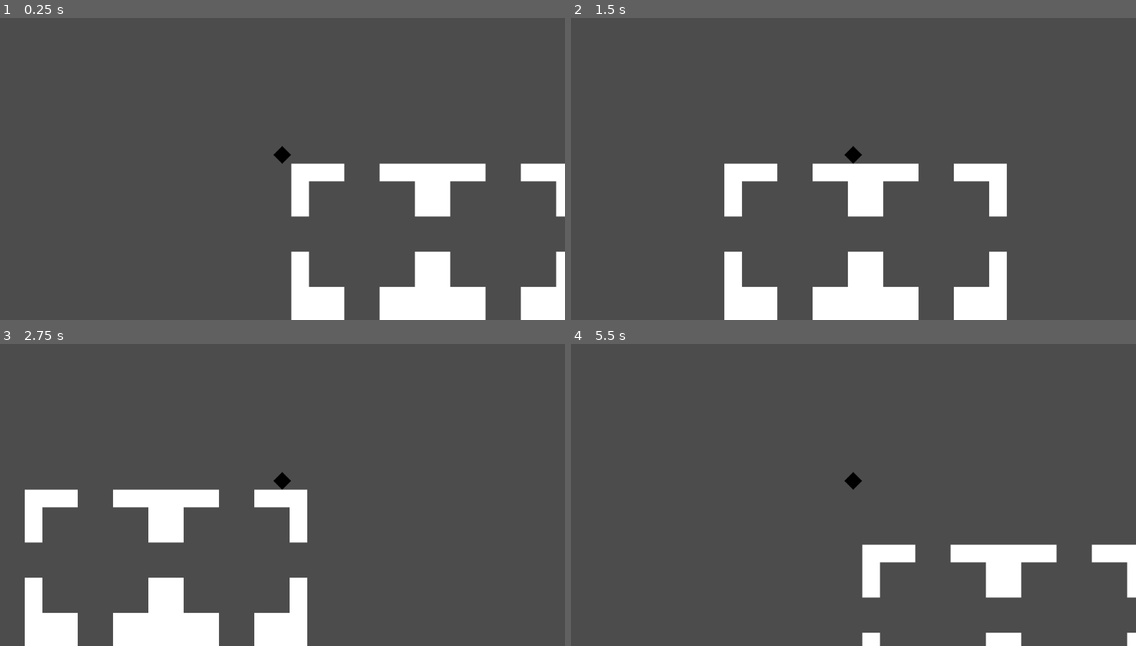
Above: before the commit, frames 1-4 (two rows, left to right).
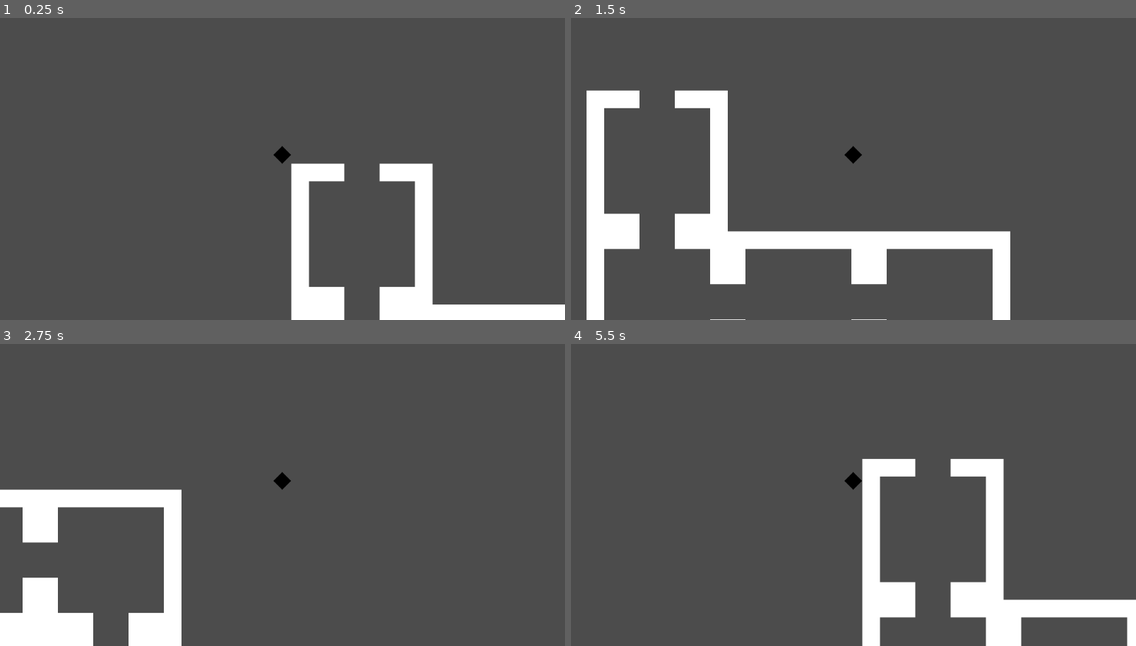
Above: after the commit, the same moments.

Repository: DarknessCatt/lost-soul-generator-study
Game: Godot game, scene res://Procedural_Map/Procedural_Map.tscn
Same seed, same stepped clock (60 frames per second), same inputs: the game is played once before the commit and once after it. The project has no main scene, so this scene is started directly.
Inputs:
- Up to frame 1 (0.25 s): no input
- Up to frame 2 (1.5 s): tap Enter at 0.5 s; hold Right (ui_right) 0.53-1.28 s; hold Down (ui_down) from 1.28 s (still down)
- Up to frame 3 (2.75 s): tap Space at 2 s; release Down (ui_down) at 2.03 s; hold Right (ui_right) from 2.03 s (still down)
- Up to frame 4 (5.5 s): release Right (ui_right) at 2.78 s; hold Up (ui_up) 2.78-3.53 s; hold Left (ui_left) 3.53-5.03 s; hold Down (ui_down) from 5.03 s (still down)

The runs differ from the first frame. In frame 1, 4.3% of the frame differs, in the area x 51-100%, y 48-100%; in frame 2, 18%, in the area x 2-78%, y 23-100%; in frame 3, 7.0%; in frame 4, 8.9%.

Commit message:
Generation with Random Walk

Diff:
--- a/Player/Player.gd
+++ b/Player/Player.gd
@@ -17,4 +17,4 @@
 		dir.x = 1
 
 	# warning-ignore:return_value_discarded
-	self.move_and_slide(dir*20000*delta)
+	self.move_and_slide(dir*40000*delta)
--- a/Procedural_Map/Procedural_Map.gd
+++ b/Procedural_Map/Procedural_Map.gd
@@ -1,14 +1,83 @@
 extends Node2D
+
+enum {DOWN, UP, RIGHT, LEFT}
 
 const ROOM_RES = preload("res://Rooms/Rooms.tscn")
 const ROOM_SIZE = 8
+const MAP_SIZE = 4
+const MAP_NUM = 6
+
+
+var directions = [DOWN, UP, RIGHT, LEFT]
+var map : Array = []
 
 func _ready():
+	randomize()
 	var rooms : Node2D = ROOM_RES.instance()
-	var size := Vector2(2,2)
-	for x in range(size.x):
-		for y in range(size.y):
-			copy_room(Vector2(x*ROOM_SIZE, y*ROOM_SIZE), rooms.get_room(0))
+
+	for x in range(MAP_SIZE):
+		map.append([])
+		for y in range(MAP_SIZE):
+			map[x].append(null)
+
+	var room_list = []
+	var room_pos = Vector2.ZERO
+	var from = UP
+
+	for num in range(MAP_NUM):
+		var dir = get_random_dir(room_pos)
+
+		if dir == -1:
+			break
+
+		map[room_pos.x][room_pos.y] = {from = from, dir = dir}
+		room_list.append({from = from, dir = dir, pos = room_pos})
+
+		match dir:
+			UP:
+				from = DOWN
+				room_pos.y -= 1
+
+			DOWN:
+				from = UP
+				room_pos.y += 1
+
+			RIGHT:
+				from = LEFT
+				room_pos.x += 1
+
+			LEFT:
+				from = RIGHT
+				room_pos.x -= 1
+
+	for room_info in room_list:
+		copy_room(room_info.pos*ROOM_SIZE, rooms.get_room(room_info.from, room_info.dir))
+
+	#copy_room(room_pos*ROOM_SIZE, rooms.get_room(0))
+
+func get_random_dir(pos : Vector2) -> int:
+	directions.shuffle()
+
+	for dir in directions:
+		match directions[dir]:
+			UP:
+				if (pos.y - 1) >= 0 and map[pos.x][pos.y - 1] == null:
+					return UP
+
+			DOWN:
+				if (pos.y + 1) < MAP_SIZE and map[pos.x][pos.y + 1] == null:
+					return DOWN
+
+			RIGHT:
+				if (pos.x + 1) < MAP_SIZE and map[pos.x + 1][pos.y] == null:
+					return RIGHT
+
+			LEFT:
+				if (pos.x - 1) >= 0 and map[pos.x - 1][pos.y] == null:
+					return LEFT
+
+	return -1
+
 
 func copy_room(pos : Vector2, room : Array) -> void:
 	for tile_info in room:
--- a/Rooms/Rooms.gd
+++ b/Rooms/Rooms.gd
@@ -1,9 +1,10 @@
 extends Node2D
 
 
-func get_room(_type : int) -> Array:
+func get_room(from : int, to : int) -> Array:
 	var data := []
-	var room : TileMap = self.get_child(0)
+	var room : TileMap = self.get_child(from).get_child(to)
+
 	for v in room.get_used_cells():
 		data.append([v, room.get_cellv(v)])
 
--- a/Rooms/Rooms.tscn
+++ b/Rooms/Rooms.tscn
@@ -6,5 +6,74 @@
 [node name="Rooms" type="Node2D"]
 script = ExtResource( 2 )
 
-[node name="Room_1" parent="." instance=ExtResource( 1 )]
-tile_data = PoolIntArray( 0, 0, 0, 1, 0, 0, 2, 0, 0, 5, 0, 0, 6, 0, 0, 7, 0, 0, 65536, 0, 0, 65543, 0, 0, 131072, 0, 0, 131079, 0, 0, 327680, 0, 0, 327687, 0, 0, 393216, 0, 0, 393223, 0, 0, 458752, 0, 0, 458753, 0, 0, 458754, 0, 0, 458757, 0, 0, 458758, 0, 0, 458759, 0, 0 )
+[node name="Down" type="Node2D" parent="."]
+
+[node name="Down" parent="Down" instance=ExtResource( 1 )]
+visible = false
+tile_data = PoolIntArray( 0, 0, 0, 1, 0, 0, 2, 0, 0, 3, 0, 0, 4, 0, 0, 5, 0, 0, 6, 0, 0, 7, 0, 0, 65536, 0, 0, 65543, 0, 0, 131072, 0, 0, 131079, 0, 0, 196608, 0, 0, 196615, 0, 0, 262144, 0, 0, 262151, 0, 0, 327680, 0, 0, 327687, 0, 0, 393216, 0, 0, 393223, 0, 0, 458752, 0, 0, 458753, 0, 0, 458754, 0, 0, 458757, 0, 0, 458758, 0, 0, 458759, 0, 0 )
+
+[node name="Up" parent="Down" instance=ExtResource( 1 )]
+visible = false
+tile_data = PoolIntArray( 0, 0, 0, 1, 0, 0, 2, 0, 0, 5, 0, 0, 6, 0, 0, 7, 0, 0, 65536, 0, 0, 65543, 0, 0, 131072, 0, 0, 131079, 0, 0, 196608, 0, 0, 196615, 0, 0, 262144, 0, 0, 262151, 0, 0, 327680, 0, 0, 327687, 0, 0, 393216, 0, 0, 393223, 0, 0, 458752, 0, 0, 458753, 0, 0, 458754, 0, 0, 458757, 0, 0, 458758, 0, 0, 458759, 0, 0 )
+
+[node name="Right" parent="Down" instance=ExtResource( 1 )]
+visible = false
+tile_data = PoolIntArray( 0, 0, 0, 1, 0, 0, 2, 0, 0, 3, 0, 0, 4, 0, 0, 5, 0, 0, 6, 0, 0, 7, 0, 0, 65536, 0, 0, 65543, 0, 0, 131072, 0, 0, 131079, 0, 0, 196608, 0, 0, 262144, 0, 0, 327680, 0, 0, 327687, 0, 0, 393216, 0, 0, 393223, 0, 0, 458752, 0, 0, 458753, 0, 0, 458754, 0, 0, 458757, 0, 0, 458758, 0, 0, 458759, 0, 0 )
+
+[node name="Left" parent="Down" instance=ExtResource( 1 )]
+visible = false
+tile_data = PoolIntArray( 0, 0, 0, 1, 0, 0, 2, 0, 0, 3, 0, 0, 4, 0, 0, 5, 0, 0, 6, 0, 0, 7, 0, 0, 65536, 0, 0, 65543, 0, 0, 131072, 0, 0, 131079, 0, 0, 196615, 0, 0, 262151, 0, 0, 327680, 0, 0, 327687, 0, 0, 393216, 0, 0, 393223, 0, 0, 458752, 0, 0, 458753, 0, 0, 458754, 0, 0, 458757, 0, 0, 458758, 0, 0, 458759, 0, 0 )
+
+[node name="Up" type="Node2D" parent="."]
+
+[node name="Down" parent="Up" instance=ExtResource( 1 )]
+visible = false
+tile_data = PoolIntArray( 0, 0, 0, 1, 0, 0, 2, 0, 0, 5, 0, 0, 6, 0, 0, 7, 0, 0, 65536, 0, 0, 65543, 0, 0, 131072, 0, 0, 131079, 0, 0, 196608, 0, 0, 196615, 0, 0, 262144, 0, 0, 262151, 0, 0, 327680, 0, 0, 327687, 0, 0, 393216, 0, 0, 393223, 0, 0, 458752, 0, 0, 458753, 0, 0, 458754, 0, 0, 458757, 0, 0, 458758, 0, 0, 458759, 0, 0 )
+
+[node name="Up" parent="Up" instance=ExtResource( 1 )]
+visible = false
+tile_data = PoolIntArray( 0, 0, 0, 1, 0, 0, 2, 0, 0, 5, 0, 0, 6, 0, 0, 7, 0, 0, 65536, 0, 0, 65543, 0, 0, 131072, 0, 0, 131079, 0, 0, 196608, 0, 0, 196615, 0, 0, 262144, 0, 0, 262151, 0, 0, 327680, 0, 0, 327687, 0, 0, 393216, 0, 0, 393223, 0, 0, 458752, 0, 0, 458753, 0, 0, 458754, 0, 0, 458755, 0, 0, 458756, 0, 0, 458757, 0, 0, 458758, 0, 0, 458759, 0, 0 )
+
+[node name="Right" parent="Up" instance=ExtResource( 1 )]
+visible = false
+tile_data = PoolIntArray( 0, 0, 0, 1, 0, 0, 2, 0, 0, 5, 0, 0, 6, 0, 0, 7, 0, 0, 65536, 0, 0, 65543, 0, 0, 131072, 0, 0, 131079, 0, 0, 196608, 0, 0, 262144, 0, 0, 327680, 0, 0, 327687, 0, 0, 393216, 0, 0, 393223, 0, 0, 458752, 0, 0, 458753, 0, 0, 458754, 0, 0, 458755, 0, 0, 458756, 0, 0, 458757, 0, 0, 458758, 0, 0, 458759, 0, 0 )
+
+[node name="Left" parent="Up" instance=ExtResource( 1 )]
+visible = false
+tile_data = PoolIntArray( 0, 0, 0, 1, 0, 0, 2, 0, 0, 5, 0, 0, 6, 0, 0, 7, 0, 0, 65536, 0, 0, 65543, 0, 0, 131072, 0, 0, 131079, 0, 0, 196615, 0, 0, 262151, 0, 0, 327680, 0, 0, 327687, 0, 0, 393216, 0, 0, 393223, 0, 0, 458752, 0, 0, 458753, 0, 0, 458754, 0, 0, 458755, 0, 0, 458756, 0, 0, 458757, 0, 0, 458758, 0, 0, 458759, 0, 0 )
+
+[node name="Right" type="Node2D" parent="."]
+
+[node name="Down" parent="Right" instance=ExtResource( 1 )]
+visible = false
+tile_data = PoolIntArray( 0, 0, 0, 1, 0, 0, 2, 0, 0, 3, 0, 0, 4, 0, 0, 5, 0, 0, 6, 0, 0, 7, 0, 0, 65536, 0, 0, 65543, 0, 0, 131072, 0, 0, 131079, 0, 0, 196608, 0, 0, 262144, 0, 0, 327680, 0, 0, 327687, 0, 0, 393216, 0, 0, 393223, 0, 0, 458752, 0, 0, 458753, 0, 0, 458754, 0, 0, 458757, 0, 0, 458758, 0, 0, 458759, 0, 0 )
+
+[node name="Up" parent="Right" instance=ExtResource( 1 )]
+visible = false
+tile_data = PoolIntArray( 0, 0, 0, 1, 0, 0, 2, 0, 0, 5, 0, 0, 6, 0, 0, 7, 0, 0, 65536, 0, 0, 65543, 0, 0, 131072, 0, 0, 131079, 0, 0, 196608, 0, 0, 262144, 0, 0, 327680, 0, 0, 327687, 0, 0, 393216, 0, 0, 393223, 0, 0, 458752, 0, 0, 458753, 0, 0, 458754, 0, 0, 458755, 0, 0, 458756, 0, 0, 458757, 0, 0, 458758, 0, 0, 458759, 0, 0 )
+
+[node name="Right" parent="Right" instance=ExtResource( 1 )]
+visible = false
+tile_data = PoolIntArray( 0, 0, 0, 1, 0, 0, 2, 0, 0, 3, 0, 0, 4, 0, 0, 5, 0, 0, 6, 0, 0, 7, 0, 0, 65536, 0, 0, 65543, 0, 0, 131072, 0, 0, 131079, 0, 0, 196608, 0, 0, 262144, 0, 0, 327680, 0, 0, 327687, 0, 0, 393216, 0, 0, 393223, 0, 0, 458752, 0, 0, 458753, 0, 0, 458754, 0, 0, 458755, 0, 0, 458756, 0, 0, 458757, 0, 0, 458758, 0, 0, 458759, 0, 0 )
+
+[node name="Left" parent="Right" instance=ExtResource( 1 )]
+visible = false
+tile_data = PoolIntArray( 0, 0, 0, 1, 0, 0, 2, 0, 0, 3, 0, 0, 4, 0, 0, 5, 0, 0, 6, 0, 0, 7, 0, 0, 65536, 0, 0, 65543, 0, 0, 131072, 0, 0, 131079, 0, 0, 327680, 0, 0, 327687, 0, 0, 393216, 0, 0, 393223, 0, 0, 458752, 0, 0, 458753, 0, 0, 458754, 0, 0, 458755, 0, 0, 458756, 0, 0, 458757, 0, 0, 458758, 0, 0, 458759, 0, 0 )
+
+[node name="Left" type="Node2D" parent="."]
+
+[node name="Down" parent="Left" instance=ExtResource( 1 )]
+visible = false
+tile_data = PoolIntArray( 0, 0, 0, 1, 0, 0, 2, 0, 0, 3, 0, 0, 4, 0, 0, 5, 0, 0, 6, 0, 0, 7, 0, 0, 65536, 0, 0, 65543, 0, 0, 131072, 0, 0, 131079, 0, 0, 196615, 0, 0, 262151, 0, 0, 327680, 0, 0, 327687, 0, 0, 393216, 0, 0, 393223, 0, 0, 458752, 0, 0, 458753, 0, 0, 458754, 0, 0, 458757, 0, 0, 458758, 0, 0, 458759, 0, 0 )
+
+[node name="Up" parent="Left" instance=ExtResource( 1 )]
+visible = false
+tile_data = PoolIntArray( 0, 0, 0, 1, 0, 0, 2, 0, 0, 5, 0, 0, 6, 0, 0, 7, 0, 0, 65536, 0, 0, 65543, 0, 0, 131072, 0, 0, 131079, 0, 0, 196615, 0, 0, 262151, 0, 0, 327680, 0, 0, 327687, 0, 0, 393216, 0, 0, 393223, 0, 0, 458752, 0, 0, 458753, 0, 0, 458754, 0, 0, 458755, 0, 0, 458756, 0, 0, 458757, 0, 0, 458758, 0, 0, 458759, 0, 0 )
+
+[node name="Right" parent="Left" instance=ExtResource( 1 )]
+visible = false
+tile_data = PoolIntArray( 0, 0, 0, 1, 0, 0, 2, 0, 0, 3, 0, 0, 4, 0, 0, 5, 0, 0, 6, 0, 0, 7, 0, 0, 65536, 0, 0, 65543, 0, 0, 131072, 0, 0, 131079, 0, 0, 327680, 0, 0, 327687, 0, 0, 393216, 0, 0, 393223, 0, 0, 458752, 0, 0, 458753, 0, 0, 458754, 0, 0, 458755, 0, 0, 458756, 0, 0, 458757, 0, 0, 458758, 0, 0, 458759, 0, 0 )
+
+[node name="Left" parent="Left" instance=ExtResource( 1 )]
+visible = false
+tile_data = PoolIntArray( 0, 0, 0, 1, 0, 0, 2, 0, 0, 3, 0, 0, 4, 0, 0, 5, 0, 0, 6, 0, 0, 7, 0, 0, 65536, 0, 0, 65543, 0, 0, 131072, 0, 0, 131079, 0, 0, 196608, 0, 0, 262144, 0, 0, 327680, 0, 0, 327687, 0, 0, 393216, 0, 0, 393223, 0, 0, 458752, 0, 0, 458753, 0, 0, 458754, 0, 0, 458755, 0, 0, 458756, 0, 0, 458757, 0, 0, 458758, 0, 0, 458759, 0, 0 )
